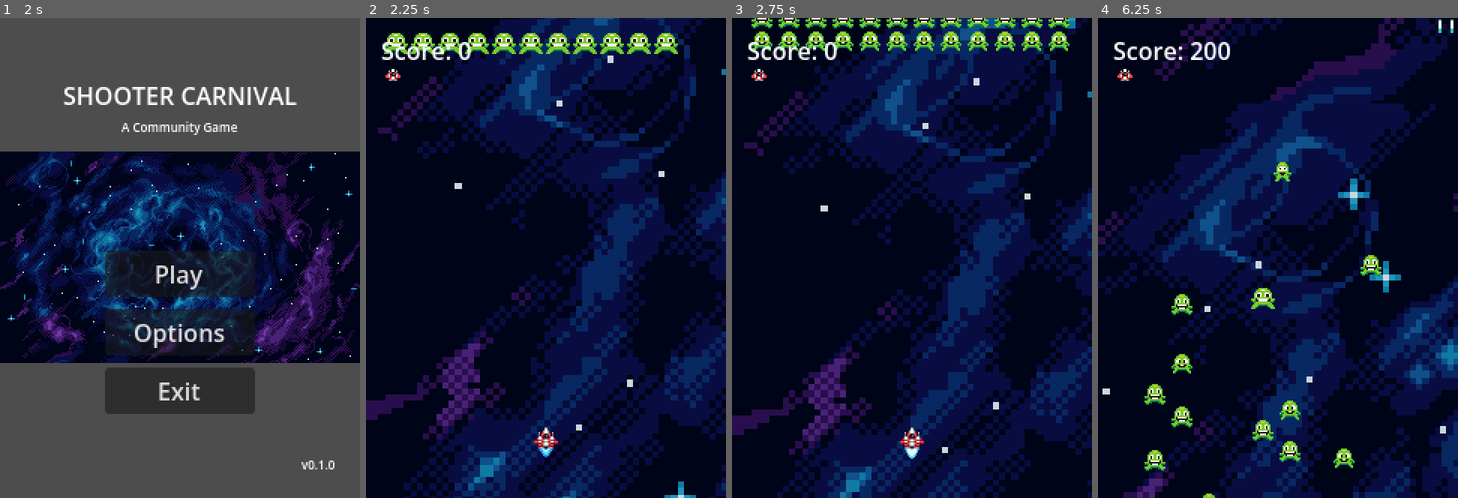
Above: before the commit, frames 1-4 (left to right).
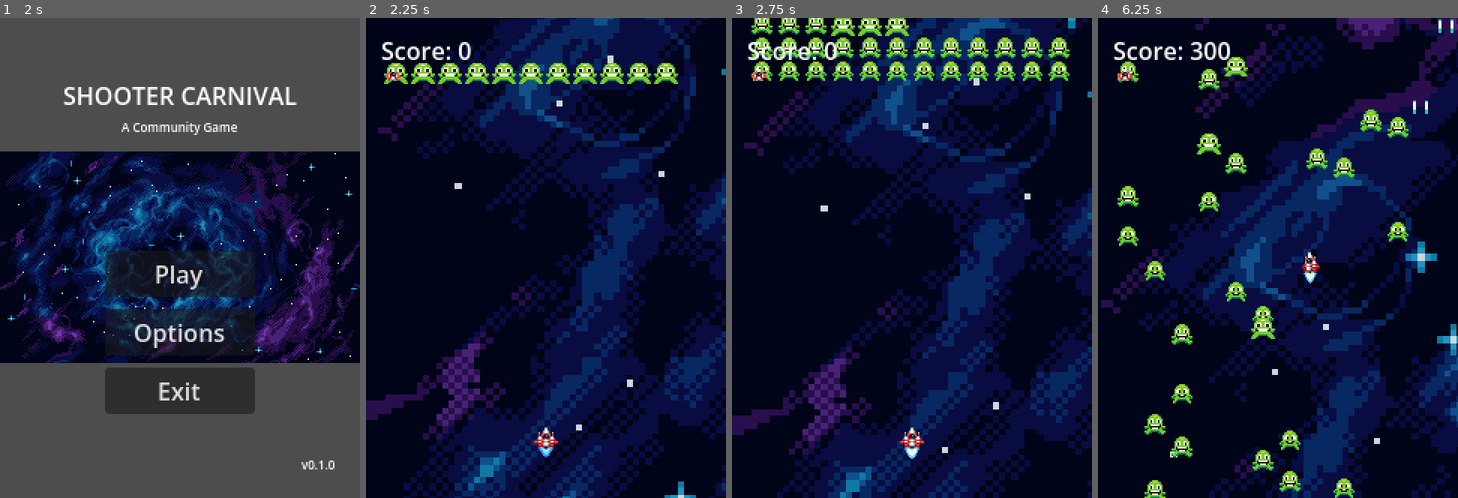
Above: after the commit, the same moments.

Repository: HouZenKai/ShooterCarnival
Game: Godot game, scene res://scenes/ui/main_menu.tscn
Two runs of this game, one before a commit and one after it. Both use one fixed random seed, a clock stepped at 60 frames per second and the inputs below.
Inputs:
- Up to frame 1 (2 s): click "Options" at 0.5 s; click "Back" at 1.25 s
- Up to frame 2 (2.25 s): click "Play" at 2 s
- Up to frame 3 (2.75 s): no input
- Up to frame 4 (6.25 s): hold D (move_right) 2.78-3.53 s; tap Space (shoot) every 0.75 s from 2.85 to 5.85 s; hold S (move_down) 3.53-4.28 s; hold D (move_right) 4.28-5.03 s; hold W (move_up) 5.03-5.78 s; hold A (move_left) from 5.78 s (still down)

Frame 1 is identical in both runs. In frame 2, 4.5% of the frame differs, in the area x 5-87%, y 3-14%; in frame 3, 5.7%; in frame 4, 54%, in the area x 0-100%, y 0-100%.

Commit message:
#72 quality review upgraded to godot 4.6 renamed enemy.gd/tscn to proper jumping_enemy.gd/tscn added the class/filename in all print/print_debug messages to make easier to locate them in the code modified initial position of the platoon to fit within the screen fixed a platoon never being destroyed because enemies were added by timer modified _on_despawn_area_area_entered to reset the enemy position instead of freeing the queue corrected some typos

Diff:
--- a/src/entities/enemies/jumping_enemy/enemy.gd
+++ b/src/entities/enemies/jumping_enemy/jumping_enemy.gd
@@ -66,6 +66,7 @@
 
 func increase_base_speed(percent: float) -> void:
 	base_speed *= (1.0 + percent)
+	print("\t jumping_enemy>>increase_base_speed Base speed: ", base_speed)
 
 func final_speed() -> int:
 	return base_speed + randi_range(speed_variation_min, speed_variation_max)
@@ -114,7 +115,7 @@
 	queue_free()
 
 func _on_area_entered(target: Node2D) -> void:
-	#print_debug("Jumping enemy hit ", target.name)
+	#print("jumping_enemy>>_on_area_entered Hit: ", target.name)
 	if target.is_in_group("player"):
 		# Tell the world that the player was hit
 		GlobalUtils.CombatBus.publish(
--- a/src/entities/enemies/jumping_enemy/enemy.tscn
+++ b/src/entities/enemies/jumping_enemy/jumping_enemy.tscn
@@ -1,6 +1,6 @@
 [gd_scene format=3 uid="uid://bbuh2ow3ysnyy"]
 
-[ext_resource type="Script" uid="uid://dooqgmc5tmkvq" path="res://entities/enemies/jumping_enemy/enemy.gd" id="1_5lf1o"]
+[ext_resource type="Script" uid="uid://dooqgmc5tmkvq" path="res://entities/enemies/jumping_enemy/jumping_enemy.gd" id="1_5lf1o"]
 [ext_resource type="Texture2D" uid="uid://dwib7fuoy11wm" path="res://assets/Mini Pixel Pack 3/Enemies/Alan (16 x 16).png" id="2_msovg"]
 [ext_resource type="Texture2D" uid="uid://wjqihuv7fipq" path="res://assets/Mini Pixel Pack 3/Effects/Explosion (16 x 16).png" id="3_twyc1"]
 [ext_resource type="AudioStream" uid="uid://dukyp7ms72vj" path="res://assets/audio/sfx/big-cine-boom-sfx_A#_minor.wav" id="4_kx8w2"]
--- a/src/entities/ships/red_ship/red_ship.gd
+++ b/src/entities/ships/red_ship/red_ship.gd
@@ -70,19 +70,21 @@
 		bullet_instance.global_position.y = global_position.y - (half_size.y + 1)
 		bullet_instance.scale = Vector2(1, 1)
 
-		# print_debug("Fired a bullet from position: ", bullet_instance.global_position, global_position)
+		# print_debug("red_ship>>Fired a bullet from position: ", bullet_instance.global_position, global_position)
 
 ## Handles the player taking damage.
 func _hit(_damage: MessagePayload.PlayerDamage) -> void:
-	health.damage(_damage.damage)
+	pass
+	# DO NOT COMMIT the line below as a comment
+	# health.damage(_damage.damage)
 
 func _on_health_component_health_changed(change: HealthChange) -> void:
 	# Handle player taking a hit (e.g., reduce health, play animation, etc.)
-	print_debug("Player took a hit! Health was ", change.previousHealth, " and now is ", change.currentHealth)
+	print("red_ship>>_on_health_component_health_changed Player took a hit! Health was ", change.previousHealth, " and now is ", change.currentHealth)
 
 func _on_health_component_died() -> void:
 	# For now, destroy the player on any hit
-	# print_debug("Player died!")
+	# print("red_ship>>_on_health_component_died Player died!")
 
 	# Disable and hide the player
 	collision_shape.set_deferred("disabled", true)
--- a/src/entities/spawners/enemy_spawner.gd
+++ b/src/entities/spawners/enemy_spawner.gd
@@ -1,6 +1,6 @@
 extends Node2D
 
-@export var enemy_scene: PackedScene = preload("res://entities/enemies/jumping_enemy/enemy.tscn")
+@export var enemy_scene: PackedScene = preload("res://entities/enemies/jumping_enemy/jumping_enemy.tscn")
 @export var spawn_interval_decrement: float = 0.05
 ## Maximum number of enemies in a platoon
 @export var max_platoon_size: int = 30
@@ -27,10 +27,11 @@
 func _spawn_enemies_platoon_async() -> void: #TODO Object Pool
 	if platoon_spawning:
 		return
+	print("enemy_spawner>>_spawn_enemies_platoon_async Creating a new Platoon")
 	platoon_spawning = true
 
 	var x_position: int = 20
-	var y_position: int = 16
+	var y_position: int = 36
 	speed_increase_total += speed_increase_step
 	alive_enemies += max_platoon_size
 
@@ -44,17 +45,20 @@
 			x_position = 20
 			y_position -= 16
 
+		print("\tenemy_spawner>>_spawn_enemies_platoon_async Added a new enemy to the platoon")
 		add_child(enemy_instance)
 		# Spread spawning across multiple frames to prevent stuttering
 		await get_tree().process_frame
 
+	print("enemy_spawner>>_spawn_enemies_platoon_async Platoon Created")
 	platoon_spawning = false
 
 
-# Timer timeout callback that triggers enemy spawning.
+# Timer timeout callback that triggers enemy spawning.h
 func _on_timer_timeout() -> void:
+	return
 	spawn_enemy()
-
+	print("enemy_spawner>>_on_timer_timeout>>new enemy outside of the platoon")
 
 ## Spawns a single enemy instance at a random position along the top of the screen.
 func spawn_enemy() -> void:
@@ -78,17 +82,16 @@
 	if alive_enemies == 0:
 		_spawn_enemies_platoon_async()
 
-	print(alive_enemies)
+	print("enemy_spawner>>_on_enemy_died>>Enemies alive: ", alive_enemies)
 
 	if spawn_timer.wait_time >= minimum_spawn_interval:
 		spawn_timer.wait_time -= spawn_interval_decrement
 
 
-func _on_despawn_area_area_entered(area: Area2D) -> void:
-	alive_enemies -= 1
-	if alive_enemies == 0:
-		_spawn_enemies_platoon_async()
+func _on_despawn_area_area_entered(enemy: Area2D) -> void:
+	#print("_on_despawn_area_area_entered>>alive_enemies", alive_enemies)
+	#alive_enemies -= 1
+	#if alive_enemies == 0:
+		#_spawn_enemies_platoon_async()
 
-	print(alive_enemies)
-
-	area.queue_free() #TODO reuse with object pool
+	enemy.position = enemy.initial_position
--- a/src/project.godot
+++ b/src/project.godot
@@ -8,11 +8,15 @@
 
 config_version=5
 
+[animation]
+
+compatibility/default_parent_skeleton_in_mesh_instance_3d=true
+
 [application]
 
 config/name="ShooterCarnival"
 run/main_scene="res://scenes/ui/main_menu.tscn"
-config/features=PackedStringArray("4.5", "Forward Plus")
+config/features=PackedStringArray("4.6", "Forward Plus")
 config/icon="res://assets/icon.svg"
 
 [autoload]
--- a/src/scenes/main.gd
+++ b/src/scenes/main.gd
@@ -12,7 +12,7 @@
 # These values are based on the viewport size and desired parallax effect
 
 # Viewport dimensions (Godot default: 1152x648)
-# Background sprite dimensions: 272x160 (blue-back.png, blue-stars.png)
+# Background dimensions: 272x160 (blue-with-stars.png)
 # Scaled by 4.235294 to cover viewport: 272 * 4.235294 ≈ 1152, 160 * 4.235294 ≈ 678
 const PARALLAX_REPEAT_WIDTH := 1152 # Matches viewport width for seamless tiling
 const PARALLAX_REPEAT_HEIGHT := 676 # Slightly less than 678 to create overlap and prevent seams
--- a/src/scenes/ui/main_menu.tscn
+++ b/src/scenes/ui/main_menu.tscn
@@ -1,10 +1,10 @@
-[gd_scene load_steps=4 format=3]
+[gd_scene format=3 uid="uid://csfvd7sish8ix"]
 
 [ext_resource type="Script" uid="uid://cmnna2wmkeohb" path="res://scenes/ui/main_menu.gd" id="1_script"]
 [ext_resource type="Texture2D" uid="uid://bw6f25j4g4uj" path="res://assets/backgrounds/blue-with-stars.png" id="2_bg"]
 [ext_resource type="PackedScene" uid="uid://c4xk3qyw1h7xp" path="res://scenes/ui/options_menu.tscn" id="3_options"]
 
-[node name="MainMenu" type="Control"]
+[node name="MainMenu" type="Control" unique_id=404085902]
 layout_mode = 3
 anchors_preset = 15
 anchor_right = 1.0
@@ -14,7 +14,7 @@
 script = ExtResource("1_script")
 options_packed_scene = ExtResource("3_options")
 
-[node name="BackgroundTextureRect" type="TextureRect" parent="."]
+[node name="BackgroundTextureRect" type="TextureRect" parent="." unique_id=308563387]
 layout_mode = 1
 anchors_preset = 15
 anchor_right = 1.0
@@ -25,7 +25,7 @@
 expand_mode = 1
 stretch_mode = 5
 
-[node name="MenuContainer" type="MarginContainer" parent="."]
+[node name="MenuContainer" type="MarginContainer" parent="." unique_id=1588810472]
 unique_name_in_owner = true
 layout_mode = 1
 anchors_preset = 15
@@ -38,38 +38,38 @@
 theme_override_constants/margin_right = 16
 theme_override_constants/margin_bottom = 16
 
-[node name="VBoxContainer" type="VBoxContainer" parent="MenuContainer"]
+[node name="VBoxContainer" type="VBoxContainer" parent="MenuContainer" unique_id=1726201524]
 layout_mode = 2
 theme_override_constants/separation = 8
 
-[node name="TitleMargin" type="MarginContainer" parent="MenuContainer/VBoxContainer"]
+[node name="TitleMargin" type="MarginContainer" parent="MenuContainer/VBoxContainer" unique_id=1934584090]
 layout_mode = 2
 theme_override_constants/margin_top = 24
 theme_override_constants/margin_bottom = 16
 
-[node name="TitleBox" type="VBoxContainer" parent="MenuContainer/VBoxContainer/TitleMargin"]
+[node name="TitleBox" type="VBoxContainer" parent="MenuContainer/VBoxContainer/TitleMargin" unique_id=1393079554]
 layout_mode = 2
 theme_override_constants/separation = 4
 
-[node name="TitleLabel" type="Label" parent="MenuContainer/VBoxContainer/TitleMargin/TitleBox"]
+[node name="TitleLabel" type="Label" parent="MenuContainer/VBoxContainer/TitleMargin/TitleBox" unique_id=597039531]
 unique_name_in_owner = true
 layout_mode = 2
 theme_override_font_sizes/font_size = 16
 text = "SHOOTER CARNIVAL"
 horizontal_alignment = 1
 
-[node name="SubTitleLabel" type="Label" parent="MenuContainer/VBoxContainer/TitleMargin/TitleBox"]
+[node name="SubTitleLabel" type="Label" parent="MenuContainer/VBoxContainer/TitleMargin/TitleBox" unique_id=1222050386]
 layout_mode = 2
 theme_override_font_sizes/font_size = 8
 text = "A Community Game"
 horizontal_alignment = 1
 
-[node name="MenuButtonsMargin" type="MarginContainer" parent="MenuContainer/VBoxContainer"]
+[node name="MenuButtonsMargin" type="MarginContainer" parent="MenuContainer/VBoxContainer" unique_id=1127540763]
 layout_mode = 2
 size_flags_vertical = 3
 theme_override_constants/margin_top = 32
 
-[node name="MenuButtonsBoxContainer" type="VBoxContainer" parent="MenuContainer/VBoxContainer/MenuButtonsMargin"]
+[node name="MenuButtonsBoxContainer" type="VBoxContainer" parent="MenuContainer/VBoxContainer/MenuButtonsMargin" unique_id=2046403303]
 unique_name_in_owner = true
 layout_mode = 2
 size_flags_horizontal = 4
@@ -77,31 +77,31 @@
 theme_override_constants/separation = 8
 alignment = 1
 
-[node name="NewGameButton" type="Button" parent="MenuContainer/VBoxContainer/MenuButtonsMargin/MenuButtonsBoxContainer"]
+[node name="NewGameButton" type="Button" parent="MenuContainer/VBoxContainer/MenuButtonsMargin/MenuButtonsBoxContainer" unique_id=971266139]
 unique_name_in_owner = true
 custom_minimum_size = Vector2(100, 24)
 layout_mode = 2
 text = "Play"
 
-[node name="OptionsButton" type="Button" parent="MenuContainer/VBoxContainer/MenuButtonsMargin/MenuButtonsBoxContainer"]
+[node name="OptionsButton" type="Button" parent="MenuContainer/VBoxContainer/MenuButtonsMargin/MenuButtonsBoxContainer" unique_id=985553344]
 unique_name_in_owner = true
 custom_minimum_size = Vector2(100, 24)
 layout_mode = 2
 text = "Options"
 
-[node name="CreditsButton" type="Button" parent="MenuContainer/VBoxContainer/MenuButtonsMargin/MenuButtonsBoxContainer"]
+[node name="CreditsButton" type="Button" parent="MenuContainer/VBoxContainer/MenuButtonsMargin/MenuButtonsBoxContainer" unique_id=2016669025]
 unique_name_in_owner = true
 custom_minimum_size = Vector2(100, 24)
 layout_mode = 2
 text = "Credits"
 
-[node name="ExitButton" type="Button" parent="MenuContainer/VBoxContainer/MenuButtonsMargin/MenuButtonsBoxContainer"]
+[node name="ExitButton" type="Button" parent="MenuContainer/VBoxContainer/MenuButtonsMargin/MenuButtonsBoxContainer" unique_id=1734066715]
 unique_name_in_owner = true
 custom_minimum_size = Vector2(100, 24)
 layout_mode = 2
 text = "Exit"
 
-[node name="VersionLabel" type="Label" parent="MenuContainer/VBoxContainer"]
+[node name="VersionLabel" type="Label" parent="MenuContainer/VBoxContainer" unique_id=1050548325]
 layout_mode = 2
 theme_override_font_sizes/font_size = 8
 text = "v0.1.0"
--- a/src/scripts/global_utils.gd
+++ b/src/scripts/global_utils.gd
@@ -29,7 +29,7 @@
 	return half_size
 
 ## Convert a timestamp dictionary to a formatted string.[br]
-## @param timestamp A dictionary with year, month, day, hour, minute, second keys.[br]
+## @param timestamp: A dictionary with year, month, day, hour, minute, second keys.[br]
 ## @return A formatted timestamp string.[br]
 func timestamp_to_string(timestamp: Dictionary) -> String:
 	return str(
Renamed: src/entities/enemies/jumping_enemy/enemy.gd.uid -> src/entities/enemies/jumping_enemy/jumping_enemy.gd.uid
